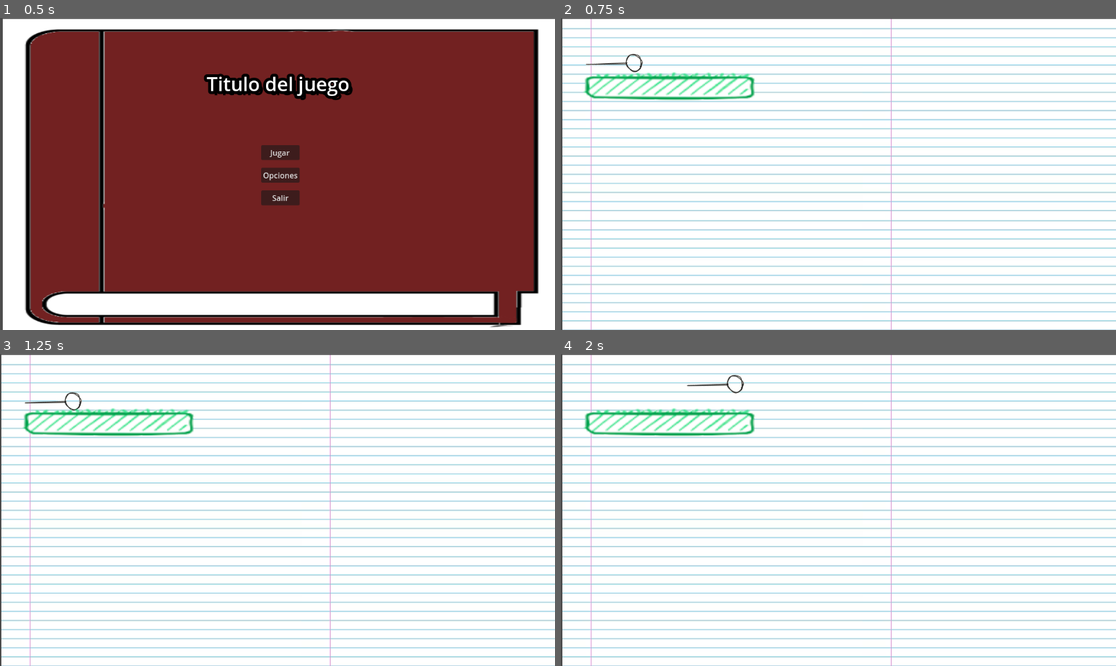
Above: before the commit, frames 1-4 (two rows, left to right).
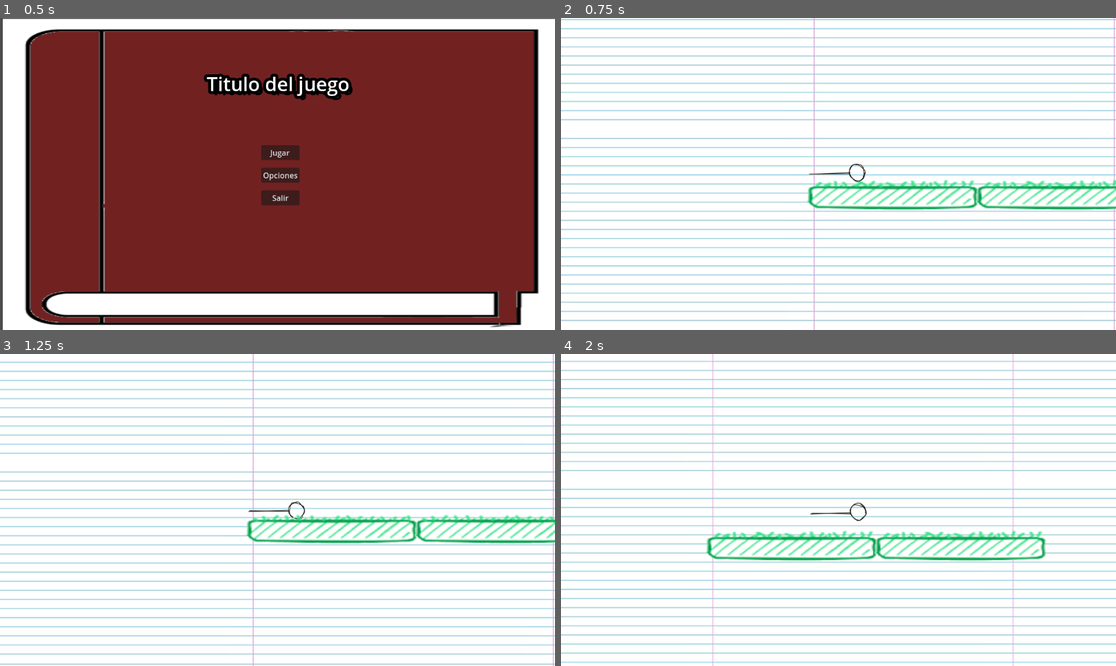
Above: after the commit, the same moments.

Repository: Guz-dev/StickEvolved
Game: Godot game, scene res://menu.tscn
Same seed, same stepped clock (60 frames per second), same inputs: the game is played once before the commit and once after it.
Inputs:
- Up to frame 1 (0.5 s): no input
- Up to frame 2 (0.75 s): click "Jugar" at 0.5 s
- Up to frame 3 (1.25 s): no input
- Up to frame 4 (2 s): tap Enter (ui_accept) at 1.25, 1.52 s; hold Right (ui_right) from 1.28 s (still down)

Frame 1 is identical in both runs. In frame 2, 17% of the frame differs, in the area x 0-100%, y 0-100%; in frame 3, 35%; in frame 4, 35%.

Commit message:
Animaciones_basicas

Diff:
--- a/Scenes/Components/player.tscn
+++ b/Scenes/Components/Characters/player.tscn
@@ -1,28 +1,18 @@
 [gd_scene load_steps=3 format=3 uid="uid://b3002vtpmopu6"]
 
+[ext_resource type="Script" path="res://Scripts/Player.gd" id="1_26lp2"]
 [ext_resource type="SpriteFrames" uid="uid://kkemophe5cnf" path="res://Assets/Player/Animations/movePlayer.tres" id="1_237to"]
 
-[sub_resource type="GDScript" id="GDScript_i115m"]
-script/source = "extends AnimatedSprite2D
-
-
-# Called when the node enters the scene tree for the first time.
-func _ready():
-	pass # Replace with function body.
-
-
-# Called every frame. 'delta' is the elapsed time since the previous frame.
-func _process(delta):
-	pass
-"
-
 [node name="Player" type="CharacterBody2D"]
+script = ExtResource("1_26lp2")
 metadata/_edit_group_ = true
 
-[node name="AnimatedSprite2D" type="AnimatedSprite2D" parent="."]
+[node name="animaciones" type="AnimatedSprite2D" parent="."]
 sprite_frames = ExtResource("1_237to")
 animation = &"idle"
-script = SubResource("GDScript_i115m")
+autoplay = "idle"
 
 [node name="CollisionPolygon2D" type="CollisionPolygon2D" parent="."]
 polygon = PackedVector2Array(-61, 13, 21, 14, 38, 22, 54, 10, 53, -5, 38, -14, 25, -6, 21, 2, -60, 1)
+
+[node name="Camera2D" type="Camera2D" parent="."]
--- a/Scenes/Components/Scenario/grass_floor.tscn
+++ b/Scenes/Components/Scenario/grass_floor.tscn
@@ -25,11 +25,14 @@
 size = Vector2(117, 21.25)
 
 [node name="Grass_floor" type="RigidBody2D"]
+gravity_scale = 0.0
 
 [node name="AnimatedSprite2D" type="AnimatedSprite2D" parent="."]
 scale = Vector2(3, 2)
 sprite_frames = SubResource("SpriteFrames_md5pe")
-frame_progress = 0.522118
+autoplay = "default"
+frame = 1
+frame_progress = 0.325789
 
 [node name="CollisionShape2D" type="CollisionShape2D" parent="."]
 position = Vector2(-1.5, 3.25)
--- a/Scenes/main.tscn
+++ b/Scenes/main.tscn
@@ -1,14 +1,29 @@
-[gd_scene load_steps=5 format=3 uid="uid://du81mri8uddpp"]
+[gd_scene load_steps=4 format=3 uid="uid://du81mri8uddpp"]
 
 [ext_resource type="PackedScene" uid="uid://cqfsi6hjn6jeh" path="res://Scenes/Components/fondo.tscn" id="1_bhyco"]
-[ext_resource type="PackedScene" uid="uid://b3002vtpmopu6" path="res://Scenes/Components/player.tscn" id="2_ojry3"]
+[ext_resource type="PackedScene" uid="uid://b3002vtpmopu6" path="res://Scenes/Components/Characters/player.tscn" id="2_ojry3"]
 [ext_resource type="PackedScene" uid="uid://de25f2x5fspnr" path="res://Scenes/Components/Scenario/grass_floor.tscn" id="3_860y0"]
-[ext_resource type="Script" path="res://Scripts/Player.gd" id="3_moftt"]
 
 [node name="main" type="Node2D"]
 position = Vector2(315, 233)
 
+[node name="Fondo5" type="Node2D" parent="."]
+
+[node name="Fondo" parent="Fondo5" instance=ExtResource("1_bhyco")]
+position = Vector2(1, -22)
+
+[node name="Fondo2" parent="Fondo5" instance=ExtResource("1_bhyco")]
+position = Vector2(624, -22)
+
+[node name="Fondo3" parent="Fondo5" instance=ExtResource("1_bhyco")]
+position = Vector2(1, 377)
+
+[node name="Fondo4" parent="Fondo5" instance=ExtResource("1_bhyco")]
+position = Vector2(624, 377)
+
 [node name="Fondo" type="Node2D" parent="."]
+position = Vector2(1249, 0)
+metadata/_edit_group_ = true
 
 [node name="Fondo" parent="Fondo" instance=ExtResource("1_bhyco")]
 position = Vector2(1, -22)
@@ -22,10 +37,26 @@
 [node name="Fondo4" parent="Fondo" instance=ExtResource("1_bhyco")]
 position = Vector2(624, 377)
 
+[node name="Fondo5" parent="Fondo" instance=ExtResource("1_bhyco")]
+position = Vector2(-1869, -22)
+
+[node name="Fondo6" parent="Fondo" instance=ExtResource("1_bhyco")]
+position = Vector2(-1248, -439)
+
+[node name="Fondo7" parent="Fondo" instance=ExtResource("1_bhyco")]
+position = Vector2(-1874, -439)
+
 [node name="Player" parent="." instance=ExtResource("2_ojry3")]
 position = Vector2(-202, -152)
-script = ExtResource("3_moftt")
 
 [node name="Grass_floor" parent="." instance=ExtResource("3_860y0")]
 position = Vector2(-85, -92)
-gravity_scale = 0.0
+
+[node name="Grass_floor2" parent="." instance=ExtResource("3_860y0")]
+position = Vector2(266, -92)
+
+[node name="Fondo2" parent="." instance=ExtResource("1_bhyco")]
+position = Vector2(624, -439)
+
+[node name="Fondo3" parent="." instance=ExtResource("1_bhyco")]
+position = Vector2(-625, 377)
--- a/Scripts/Player.gd
+++ b/Scripts/Player.gd
@@ -22,7 +22,19 @@
 	var direction = Input.get_axis("ui_left", "ui_right")
 	if direction:
 		velocity.x = direction * SPEED
+
 	else:
 		velocity.x = move_toward(velocity.x, 0, SPEED)
 
+	decide_animation()
 	move_and_slide()
+
+func decide_animation():
+	if velocity.x == 0:
+		$animaciones.play("idle")
+	elif velocity.x < 0:
+		$animaciones.flip_h = true
+		$animaciones.play("movement")
+	else:
+		$animaciones.flip_h = false
+		$animaciones.play("movement")
